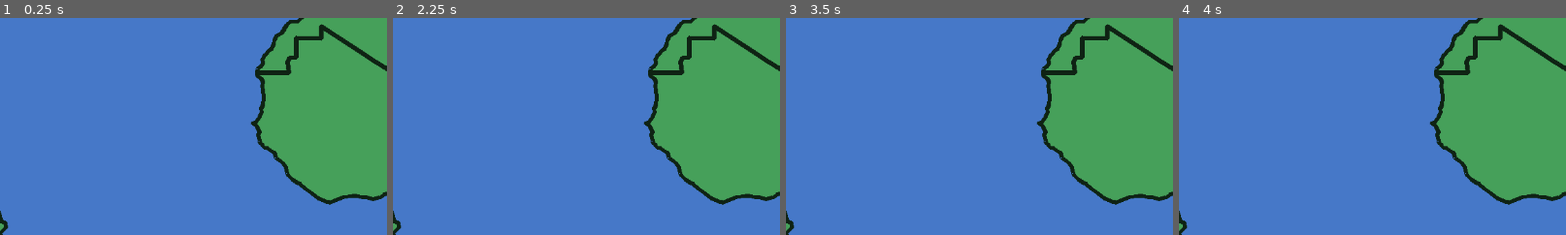
Above: before the commit, frames 1-4 (left to right).
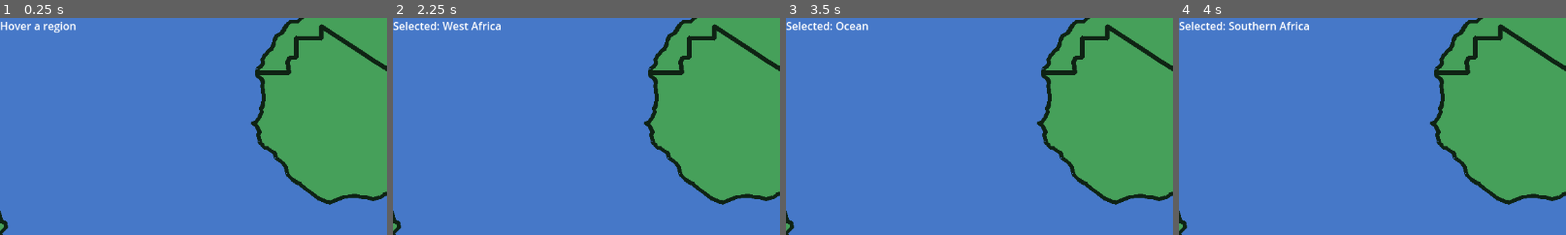
Above: after the commit, the same moments.

Repository: ChrisKnowles1987/Clippy
Game: Godot game, scene res://main.tscn
Same seed, same stepped clock (60 frames per second), same inputs: the game is played once before the commit and once after it.
Inputs (mouse positions are % of the whole screen's width and height, from its top left):
- Up to frame 1 (0.25 s): no input
- Up to frame 2 (2.25 s): tap Enter at 0.5, 2 s; move the mouse to (72, 45) at 0.52 s; click (72, 45) at 0.67 s; tap Space at 1.25 s; move the mouse to (30, 55) at 1.27 s; click (30, 55) at 1.42 s; move the mouse to (60, 28) at 2.02 s; click (60, 28) at 2.17 s
- Up to frame 3 (3.5 s): tap Space at 2.75 s; move the mouse to (45, 70) at 2.77 s; click (45, 70) at 2.92 s
- Up to frame 4 (4 s): tap Enter at 3.5 s; move the mouse to (80, 65) at 3.52 s; click (80, 65) at 3.67 s
The pictures show only the part of the screen within x 0-50%, y 0-50%; the shares and areas given below are measured in that part.

The runs differ from the first frame. In frame 1, 0.4% of the frame differs, in the area x 0-20%, y 1-7%; in frame 2, 0.6%; in frame 3, 0.5%; in frame 4, 0.7%, in the area x 0-34%, y 1-6%.

Commit message:
add region to UI on mouse hover

Diff:
--- a/main.tscn
+++ b/main.tscn
@@ -18,3 +18,8 @@
 [node name="Camera2D" type="Camera2D" parent="."]
 
 [node name="CanvasLayer" type="CanvasLayer" parent="."]
+
+[node name="RegionLabel" type="Label" parent="CanvasLayer"]
+offset_right = 40.0
+offset_bottom = 23.0
+text = "test"
--- a/world_map.gd
+++ b/world_map.gd
@@ -1,7 +1,11 @@
 extends Node2D
 
 @onready var region_map = $RegionMap
+@onready var label = $CanvasLayer/RegionLabel
+
 var region_image: Image
+var hovered_region = ""
+var selected_region = ""
 
 var region_lookup = {
 	Color8(230, 25, 75): "North America",
@@ -25,28 +29,45 @@
 
 func _ready():
 	region_image = region_map.texture.get_image()
+	label.text = "Hover a region"
+
+func _process(_delta):
+	var region = get_region_under_mouse()
+
+	if region != hovered_region:
+		hovered_region = region
+
+		if selected_region == "":
+			label.text = hovered_region if hovered_region != "" else "Ocean"
+		else:
+			label.text = "Selected: " + selected_region + "\nHover: " + (hovered_region if hovered_region != "" else "Ocean")
 
 func _input(event):
 	if event is InputEventMouseButton and event.pressed and event.button_index == MOUSE_BUTTON_LEFT:
-		var local_pos = region_map.to_local(get_global_mouse_position())
-		var texture_size = region_map.texture.get_size()
+		selected_region = get_region_under_mouse()
 
-		var x = int(local_pos.x + texture_size.x / 2.0)
-		var y = int(local_pos.y + texture_size.y / 2.0)
+		if selected_region == "":
+			label.text = "Selected: Ocean"
+		else:
+			label.text = "Selected: " + selected_region
 
-		if x < 0 or y < 0 or x >= region_image.get_width() or y >= region_image.get_height():
-			print("Outside map")
-			return
+func get_region_under_mouse() -> String:
+	var local_pos = region_map.to_local(get_global_mouse_position())
+	var texture_size = region_map.texture.get_size()
 
-		var clicked_color = region_image.get_pixel(x, y)
+	var x = int(local_pos.x + texture_size.x / 2.0)
+	var y = int(local_pos.y + texture_size.y / 2.0)
 
-		if clicked_color == Color.BLACK:
-			print("Ocean")
-			return
+	if x < 0 or y < 0 or x >= region_image.get_width() or y >= region_image.get_height():
+		return ""
 
-		for color in region_lookup:
-			if clicked_color.is_equal_approx(color):
-				print(region_lookup[color])
-				return
+	var clicked_color = region_image.get_pixel(x, y)
 
-		print("Unknown colour: ", clicked_color)
+	if clicked_color == Color.BLACK:
+		return ""
+
+	for color in region_lookup:
+		if clicked_color.is_equal_approx(color):
+			return region_lookup[color]
+
+	return ""
